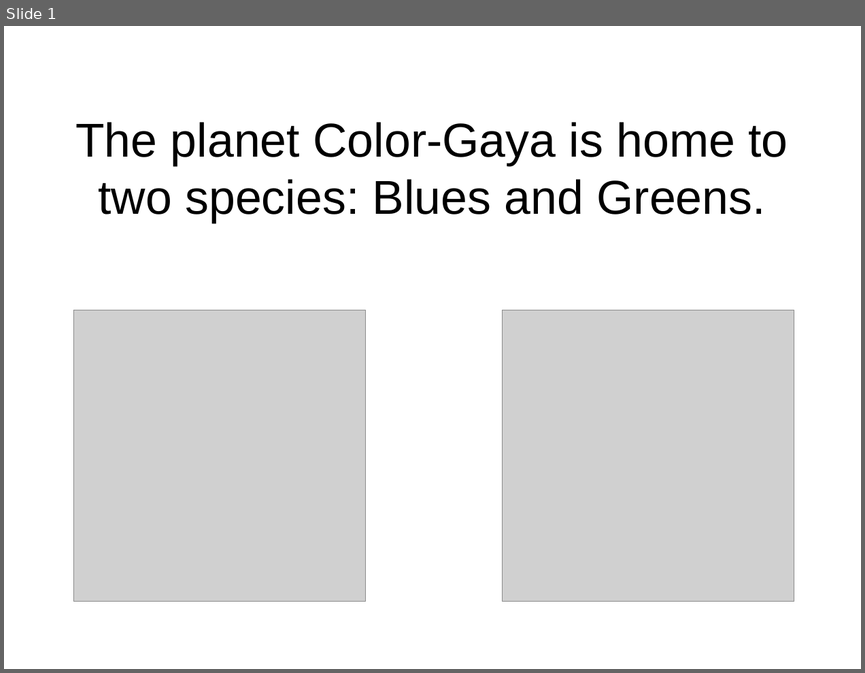
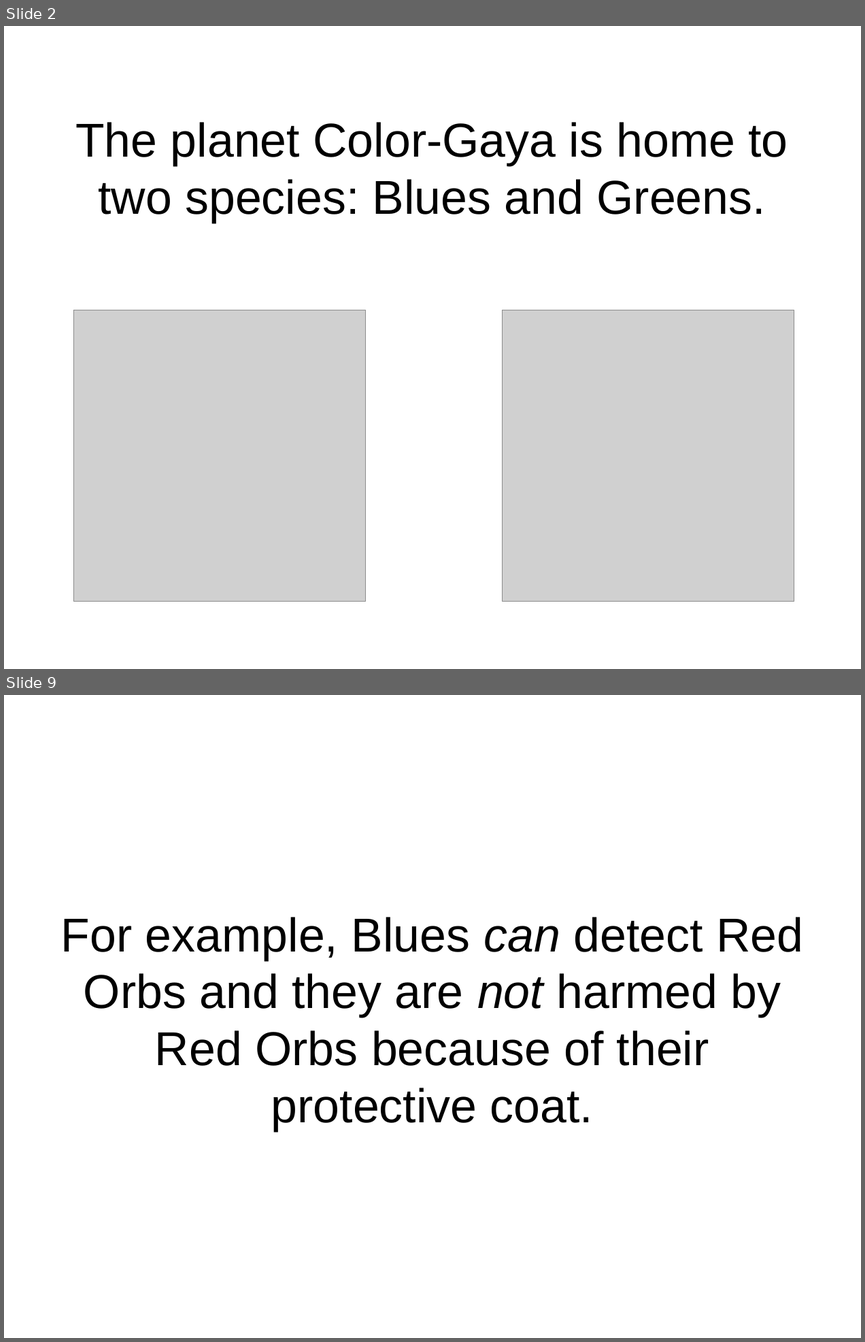
Before and after one commit to flxsosa/MoralDynamics, a slide deck: experiment_template/experiment_slides.odp. Shown one above the other, each under a label of ours: slide 1 before the commit, slides 2 and 9 after it; the slides between them are not shown. The pictures are 865x673 and 865x1342 pixels, drawn with LibreOffice and Linux fonts; fonts in the diff are those of the drawing; grey boxes stand for pictures. Boxes give left, top, right and bottom in pixels: in the first picture for what was removed or moved away, otherwise in the second. Text is boxed around its words. In the diff, an @@ line names an element or a change of style, - is before the commit and + after.

```diff
--- a/experiment_template/experiment_slides.odp
+++ b/experiment_template/experiment_slides.odp
@@ slide 9 added at [4,695,861,1338], background #FFFFFF @@
@@ title added at [61,917,803,1131], 44 pt, text #000000 @@
+For example, Blues can detect Red Orbs and they are not harmed by Red Orbs because of their protective coat.
@@ what was slide 1 is now slide 2 @@
```
Also in this commit, not shown: 3 slides changed, 9 other slides added, 3 slides removed.
